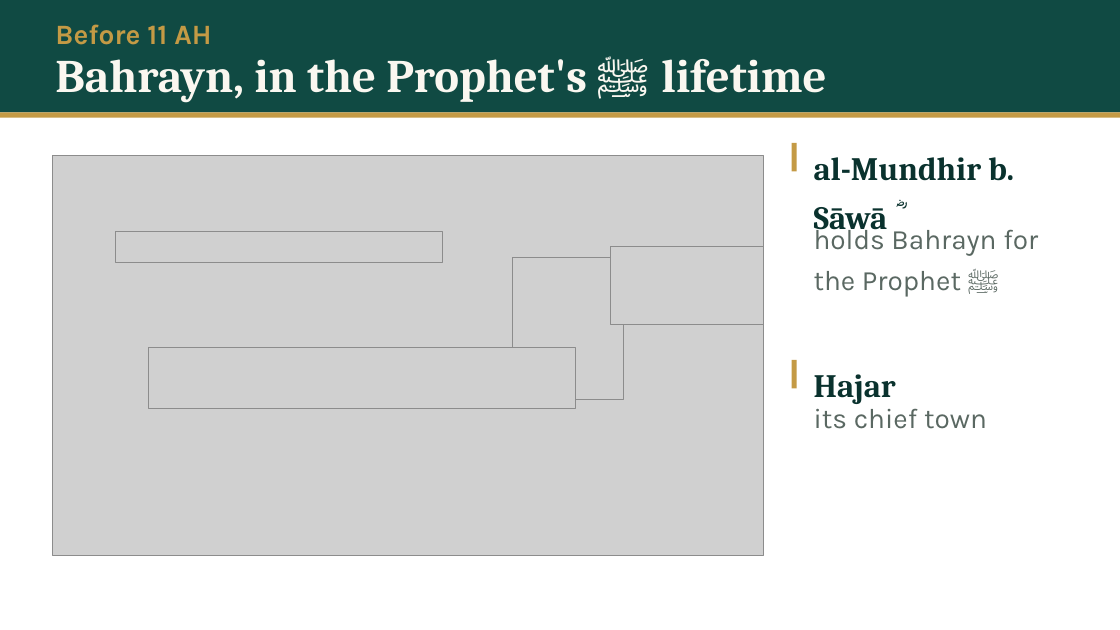
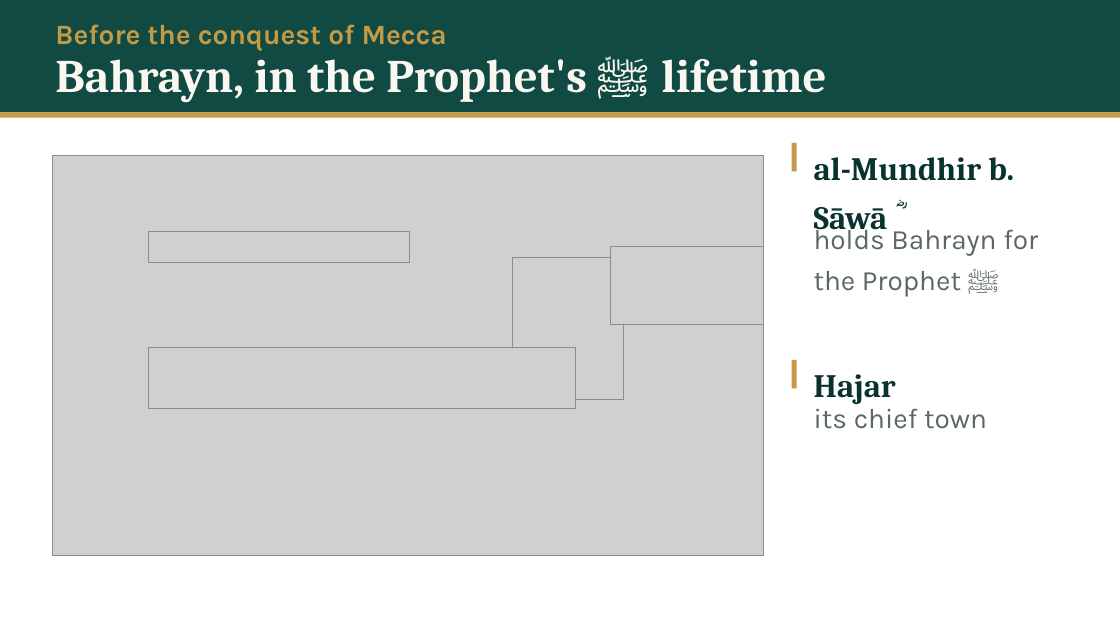
Before and after one commit to daniyalyasin93/2026SeptemberIslamicHistoryClass, a slide deck: slide 9 of S06_hadramawt_bahrayn/S06.pptx. Drawn at 1120x630 pixels with LibreOffice and Linux fonts; fonts in the diff are those of the drawing; grey boxes stand for pictures. Boxes give left, top, right and bottom in pixels: in the first picture for what was removed or moved away, otherwise in the second. Text is boxed around its words. In the diff, an @@ line names an element or a change of style, - is before the commit and + after.

```diff
--- a/S06_hadramawt_bahrayn/S06.pptx
+++ b/S06_hadramawt_bahrayn/S06.pptx
@@ text at <box>55,24,447,51</box>: text changed @@
-Before 11 AH
+Before the conquest of Mecca
@@ picture: place and size @@
-picture at <box>115,231,442,262</box>
+picture at <box>148,231,409,262</box>
```
Also in this commit, not shown: 3 other slides changed, 13 other files.
